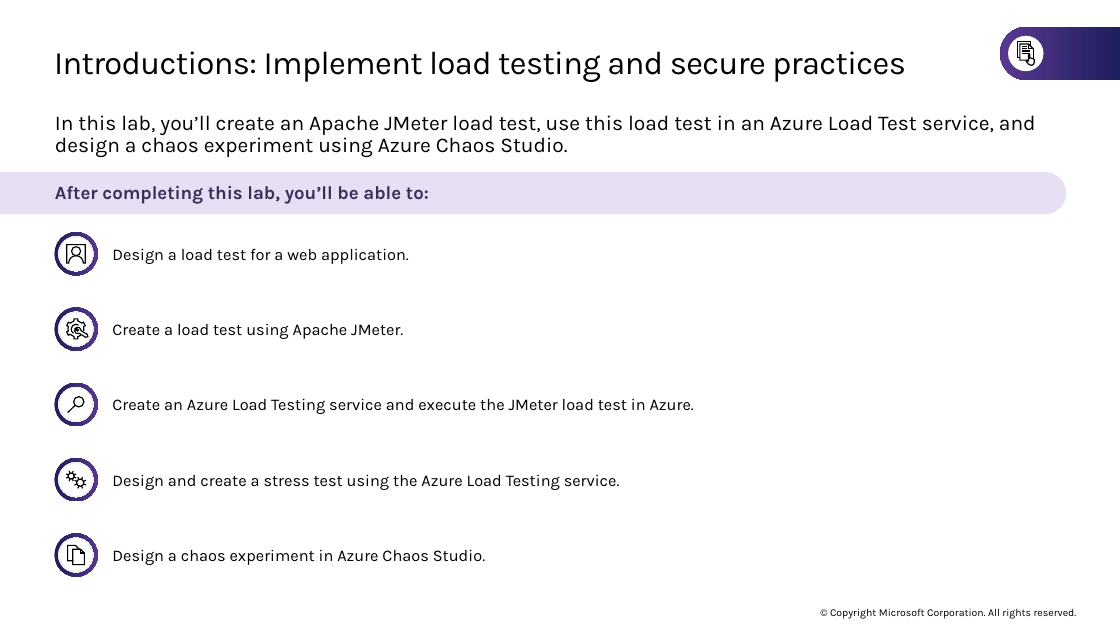
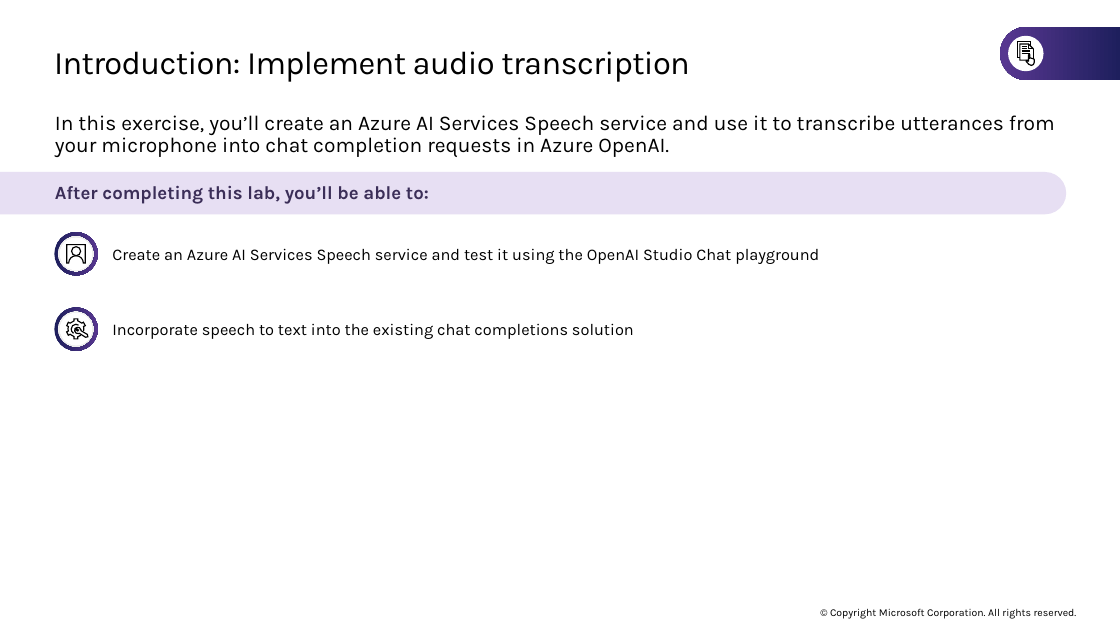
Before and after one commit to microsoft/TechExcel-Implementing-automation-practices-using-Azure-OpenAI, a slide deck: slide 20 of Outline/Lab Slides.pptx (slide 21 before the commit). Drawn at 1120x630 pixels with LibreOffice and Linux fonts; fonts in the diff are those of the drawing. Boxes give left, top, right and bottom in pixels: in the first picture for what was removed or moved away, otherwise in the second. Text is boxed around its words. In the diff, an @@ line names an element or a change of style, - is before the commit and + after.

```diff
--- a/Outline/Lab Slides.pptx
+++ b/Outline/Lab Slides.pptx
@@ title at <box>54,51,690,82</box>: text changed @@
-Introductions: Implement load testing and secure practices
+Introduction: Implement audio transcription
@@ text at <box>55,115,1055,157</box>: text changed @@
-In this lab, you’ll create an Apache JMeter load test, use this load test in an Azure Load Test service, and design a chaos experiment using Azure Chaos Studio.
+In this exercise, you’ll create an Azure AI Services Speech service and use it to transcribe utterances from your microphone into chat completion requests in Azure OpenAI.
@@ text at <box>112,248,819,264</box>: text changed @@
-  Design a load test for a web application.
+  Create an Azure AI Services Speech service and test it using the OpenAI Studio Chat playground
@@ text at <box>112,323,634,339</box>: text changed @@
-  Create a load test using Apache JMeter.
+  Incorporate speech to text into the existing chat completions solution
@@ donut removed at <box>55,383,98,427</box> @@
@@ ellipse removed at <box>60,388,92,421</box> @@
@@ freeform shape removed at <box>68,397,84,413</box> @@
@@ text removed at <box>112,398,694,414</box> @@
-  Create an Azure Load Testing service and execute the JMeter load test in Azure.
@@ donut removed at <box>55,458,98,502</box> @@
@@ ellipse removed at <box>60,464,92,497</box> @@
@@ freeform shape removed at <box>66,471,85,487</box> @@
@@ text removed at <box>112,474,620,490</box> @@
-  Design and create a stress test using the Azure Load Testing service.
@@ donut removed at <box>55,534,98,577</box> @@
@@ ellipse removed at <box>60,539,92,571</box> @@
@@ freeform shape removed at <box>68,545,85,565</box> @@
@@ text removed at <box>112,549,485,565</box> @@
-  Design a chaos experiment in Azure Chaos Studio.
```
Also in this commit, not shown: 4 other slides changed, 12 slides added, 16 slides removed, 18 other files.
